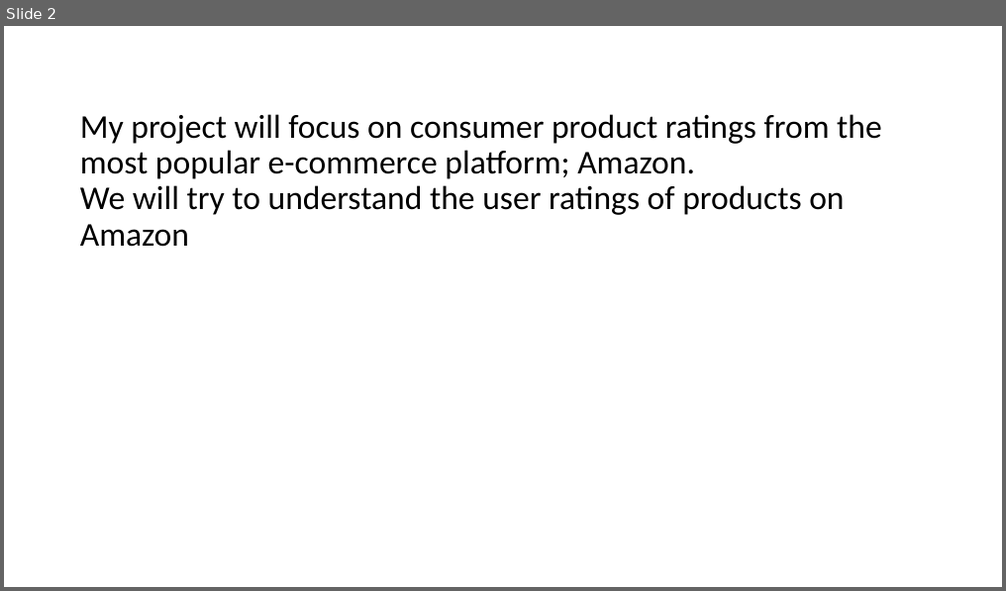
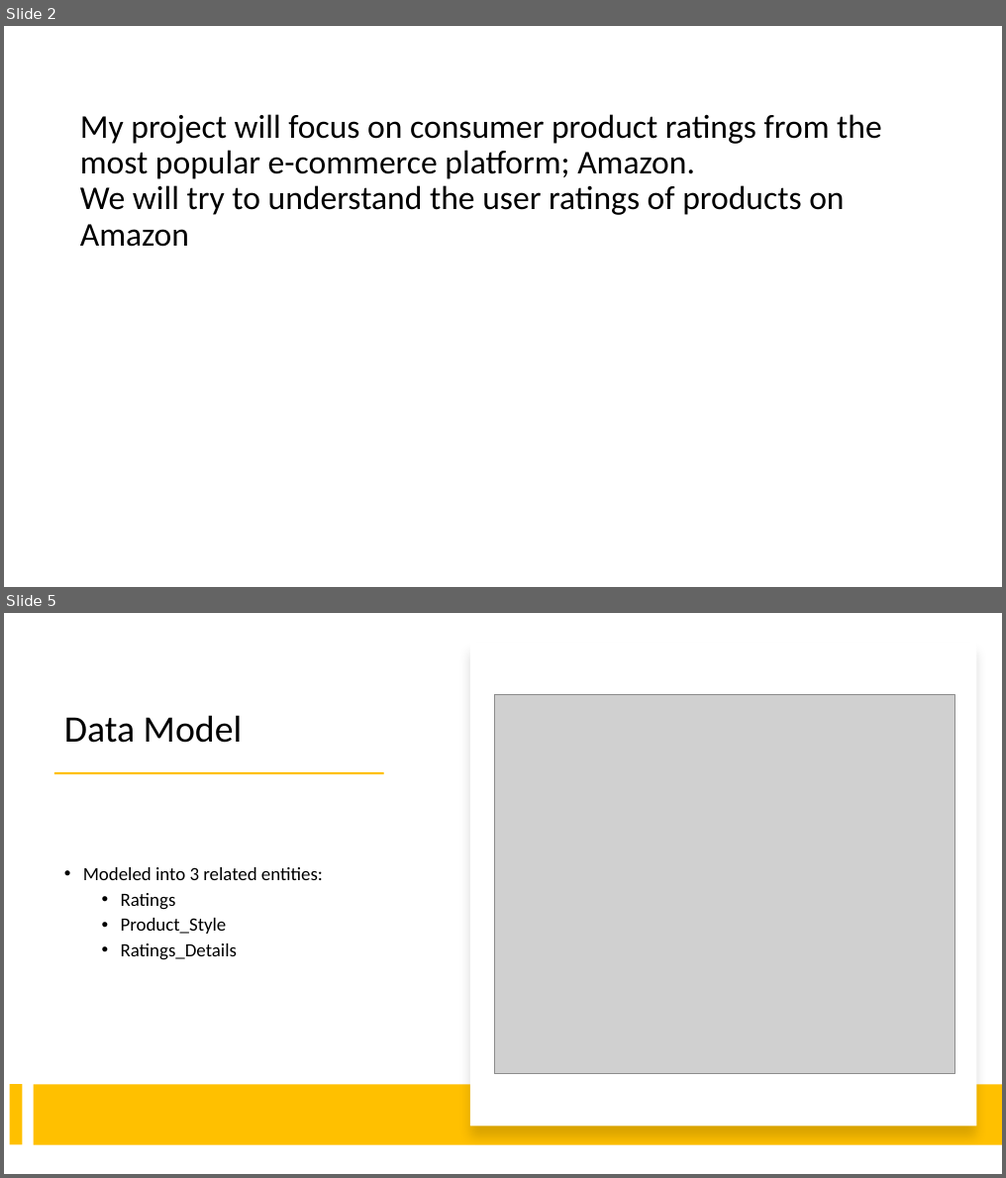
Before and after one commit to hekaplex/2021_04_DSI_WDX2, a slide deck: yanick.anagho@divergence.one/Capstone Presentation_User Ratings - Products.pptx. Shown one above the other, each under a label of ours: slide 2 before the commit, slides 2 and 5 after it; the slides between them are not shown. The pictures are 1006x591 and 1006x1178 pixels, drawn with LibreOffice and Linux fonts; fonts in the diff are those of the drawing; grey boxes stand for pictures. Boxes give left, top, right and bottom in pixels: in the first picture for what was removed or moved away, otherwise in the second. Text is boxed around its words. In the diff, an @@ line names an element or a change of style, - is before the commit and + after.

```diff
--- a/yanick.anagho@divergence.one/Capstone Presentation_User Ratings - Products.pptx
+++ b/yanick.anagho@divergence.one/Capstone Presentation_User Ratings - Products.pptx
@@ slide 5 added at (4, 613, 1002, 1174), background #FFFFFF @@
@@ rectangle added at (470, 642, 976, 1127), fill #FFFFFF @@
@@ picture added at (494, 694, 954, 1074) @@
@@ title added at (64, 715, 242, 743), 36 pt, text #000000 @@
+Data Model
@@ rectangle added at (54, 772, 383, 774), fill #FFC000 @@
@@ text added at (83, 867, 323, 960), 18 pt, text #000000 @@
+• Modeled into 3 related entities:
+  • Ratings
+  • Product_Style
+  • Ratings_Details
@@ rectangle added at (9, 1084, 22, 1146), fill #FFC000 @@
@@ rectangle added at (34, 1085, 1002, 1146), fill #FFC000 @@
```
Also in this commit, not shown: 4 slides changed, 1 other slide added.
